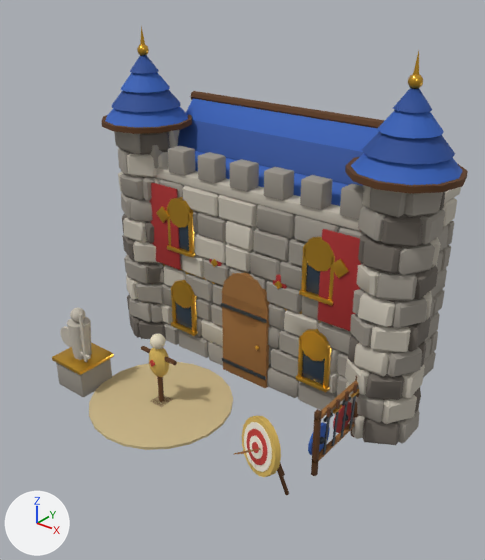
The glTF model modele3d/export/mapa/koszary_poz18.glb: old version first, new version second.
Before and after are seen from a 50 mm camera at (8.33, -10.42, 9.09) aimed at (0.22, -0.29, 2.8). Arrows for +X, +Y and +Z are at lower left; the lights stay in place. The picture after the commit comes second. Vertices at exactly the same position are counted once.

Names of what the first picture shows: 'koszary_poz18'.
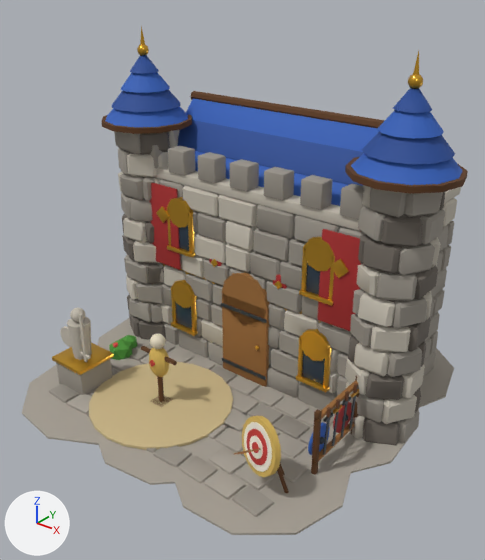
Pixel boxes [x1, y1, x2, y2] of what changed, in the pictures (485 x 560 px):
'koszary_poz18', reshaped (7% wider, 8% taller): before [52, 25, 468, 495]; after [22, 25, 468, 535]
part 1 of me_koszary_poz18, added: after [22, 364, 99, 445]
part 2 of me_koszary_poz18, added: after [98, 318, 190, 372]
part 3 of me_koszary_poz18, added: after [93, 428, 182, 485]
part 4 of me_koszary_poz18, added (mostly hidden): after [186, 351, 262, 429]
part 5 of me_koszary_poz18, added: after [170, 413, 351, 535]
part 6 of me_koszary_poz18, added: after [247, 386, 413, 474]
part 7 of me_koszary_poz18, added: after [419, 348, 454, 408]
part 8 of me_koszary_poz18, added: after [49, 335, 334, 517]

The change, as a diff of the scene's bpy script:
```diff
--- a/modele3d/export/mapa/koszary_poz18.glb.py
+++ b/modele3d/export/mapa/koszary_poz18.glb.py
@@ mat_mapa_leaves @@
+mat_mapa_leaves = principled_material('mapa_leaves')
+mat_mapa_leaves.base_color = (0.0782, 0.323, 0.0423)  # green #4f9a3a
+mat_mapa_leaves.roughness = 0.85
@@ mat_mapa_flower_y @@
+mat_mapa_flower_y = principled_material('mapa_flower_y')
+mat_mapa_flower_y.base_color = (0.888, 0.631, 0.0685)  # yellow #f2d04a
+mat_mapa_flower_y.roughness = 0.7
@@ mat_mapa_flower_r @@
+mat_mapa_flower_r = principled_material('mapa_flower_r')
+mat_mapa_flower_r.base_color = (0.745, 0.0648, 0.0648)  # red #e04848
+mat_mapa_flower_r.roughness = 0.7
@@ mat_mapa_paving @@
+mat_mapa_paving = principled_material('mapa_paving')
+mat_mapa_paving.base_color = (0.392, 0.356, 0.305)  # grey #a8a196
+mat_mapa_paving.roughness = 0.95
@@ me_koszary_poz18 @@
 # used by ob_koszary_poz18; location = (0.0, 0.0, 0.0)
-me_koszary_poz18.from_pydata(...)  # 12766 vertices, 23844 faces; spans x -4.37..4.37, y -3.5..3.51, z -0.01..7.67
+me_koszary_poz18.from_pydata(...)  # 14338 vertices, 26676 faces; spans x -4.37..4.37, y -4.22..4.49, z -0.13..7.67
+# me_koszary_poz18 part 1: a new loose piece, a 10-sided cylinder along z spanning x -3.972..-0.314, y -4.22..-0.581, z 0.005..0.045, in mat_mapa_paving (grey #a8a196)
+# me_koszary_poz18 part 2: a new loose piece, a 10-sided cylinder along z spanning x -4.282..-0.35, y -1.976..1.967, z 0.004..0.046, in mat_mapa_paving (grey #a8a196)
+# me_koszary_poz18 part 3: a new loose piece, a 10-sided cylinder along z spanning x -1.776..1.861, y -3.987..-0.383, z 0.004..0.046, in mat_mapa_paving (grey #a8a196)
+# me_koszary_poz18 part 4: a new loose piece, a 10-sided cylinder along z spanning x -1.792..1.819, y -1.965..1.767, z 0.003..0.047, in mat_mapa_paving (grey #a8a196)
+# me_koszary_poz18 part 5: a new loose piece, a 10-sided cylinder along z spanning x 0.387..3.97, y -3.877..-0.411, z 0.003..0.047, in mat_mapa_paving (grey #a8a196)
+# me_koszary_poz18 part 6: a new loose piece, a 10-sided cylinder along z spanning x 0.574..4.113, y -1.808..1.836, z 0.002..0.048, in mat_mapa_paving (grey #a8a196)
+# me_koszary_poz18 part 7: a new loose piece, a 10-sided cylinder along z spanning x -0.004..4.044, y 0.495..4.426, z 0.001..0.049, in mat_mapa_paving (grey #a8a196)
+# me_koszary_poz18 part 8: 1344 vertices added at x -3.44..2.98, y -3.27..3.43, z -0.12..0.52
+# other edits to the shape of me_koszary_poz18 do not show in these pictures
 me_koszary_poz18.materials.append(mat_mapa_stone)
@@ me_koszary_poz18 @@
 me_koszary_poz18.materials.append(mat_mapa_banner)
+me_koszary_poz18.materials.append(mat_mapa_paving)  # grey #a8a196
+me_koszary_poz18.materials.append(mat_mapa_leaves)  # green #4f9a3a
+me_koszary_poz18.materials.append(mat_mapa_flower_y)  # yellow #f2d04a
+me_koszary_poz18.materials.append(mat_mapa_flower_r)  # red #e04848
```
